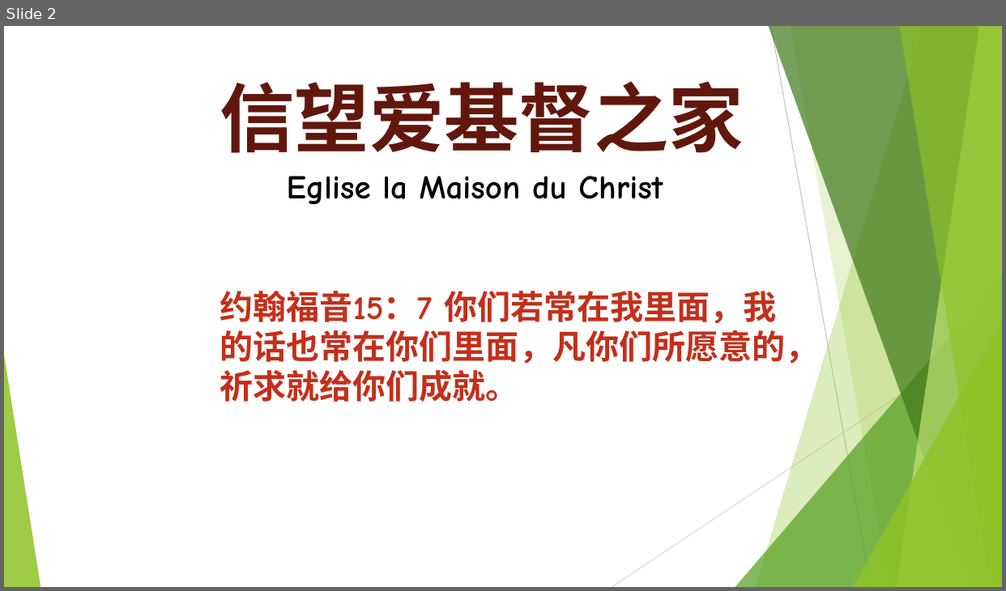
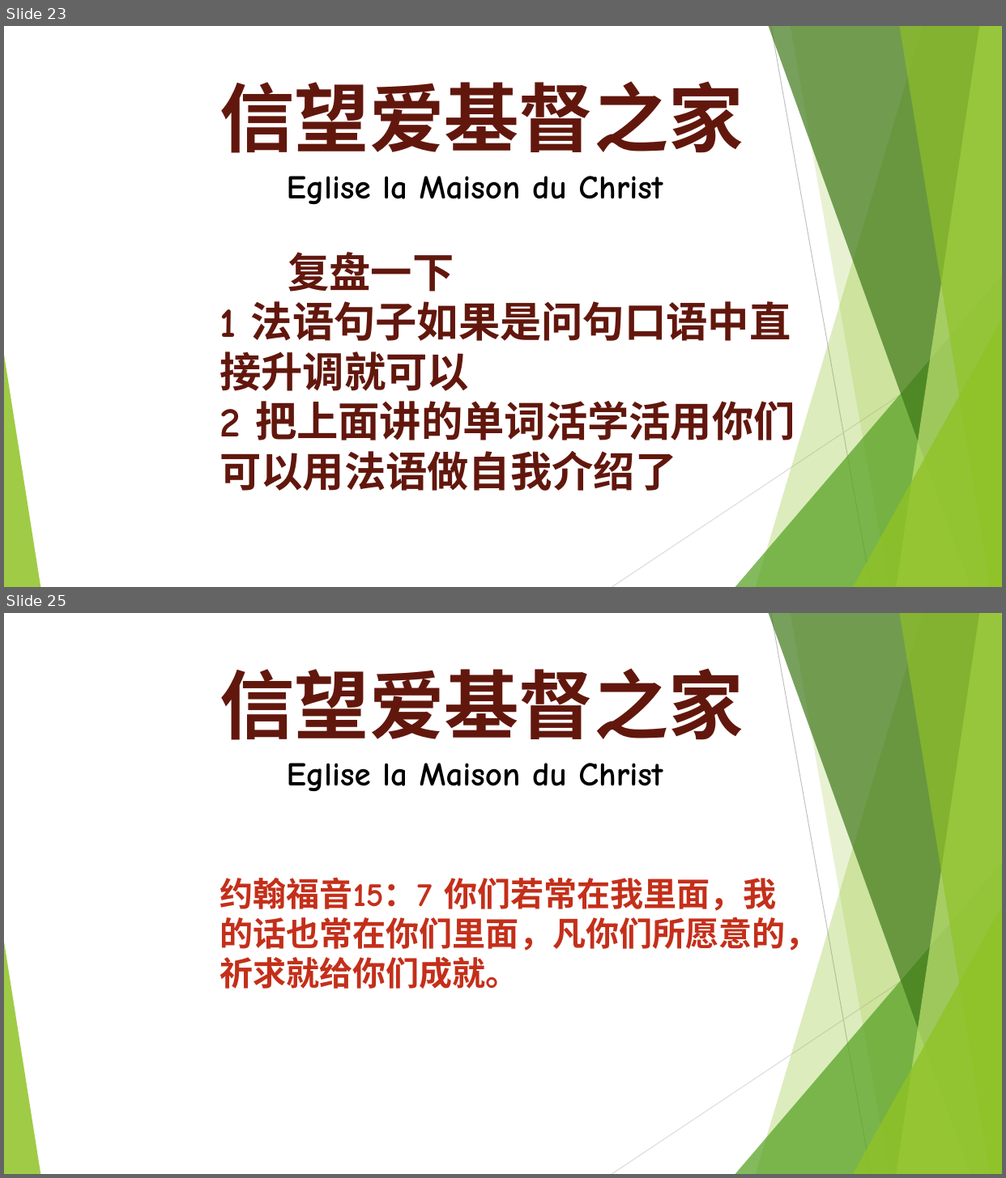
Before and after one commit to WANGZijian1994/SildePPT, a slide deck: 2026-03-01 法语课.pptx. Shown one above the other, each under a label of ours: slide 2 before the commit, slides 23 and 25 after it; the slides between them are not shown. The pictures are 1006x591 and 1006x1178 pixels, drawn with LibreOffice and Linux fonts; fonts in the diff are those of the drawing. Boxes give left, top, right and bottom in pixels: in the first picture for what was removed or moved away, otherwise in the second. Text is boxed around its words. In the diff, an @@ line names an element or a change of style, - is before the commit and + after.

Commit message:
法语课件

```diff
--- a/2026-03-01 法语课.pptx
+++ b/2026-03-01 法语课.pptx
@@ slide 23 added at (x1=4, y1=26, x2=1002, y2=587), background #FFFFFF; not listed: 10 template elements that a slide beside it also shows @@
@@ text added at (x1=219, y1=81, x2=795, y2=491), 40 pt, text #62170D, bold @@
+信望爱基督之家
+Eglise la Maison du Christ
+复盘一下
+1 法语句子如果是问句口语中直接升调就可以
+2 把上面讲的单词活学活用你们可以用法语做自我介绍了
@@ what was slide 2 is now slide 25 @@
```
Also in this commit, not shown: 1 slide changed, 22 other slides added, 2 other files.
